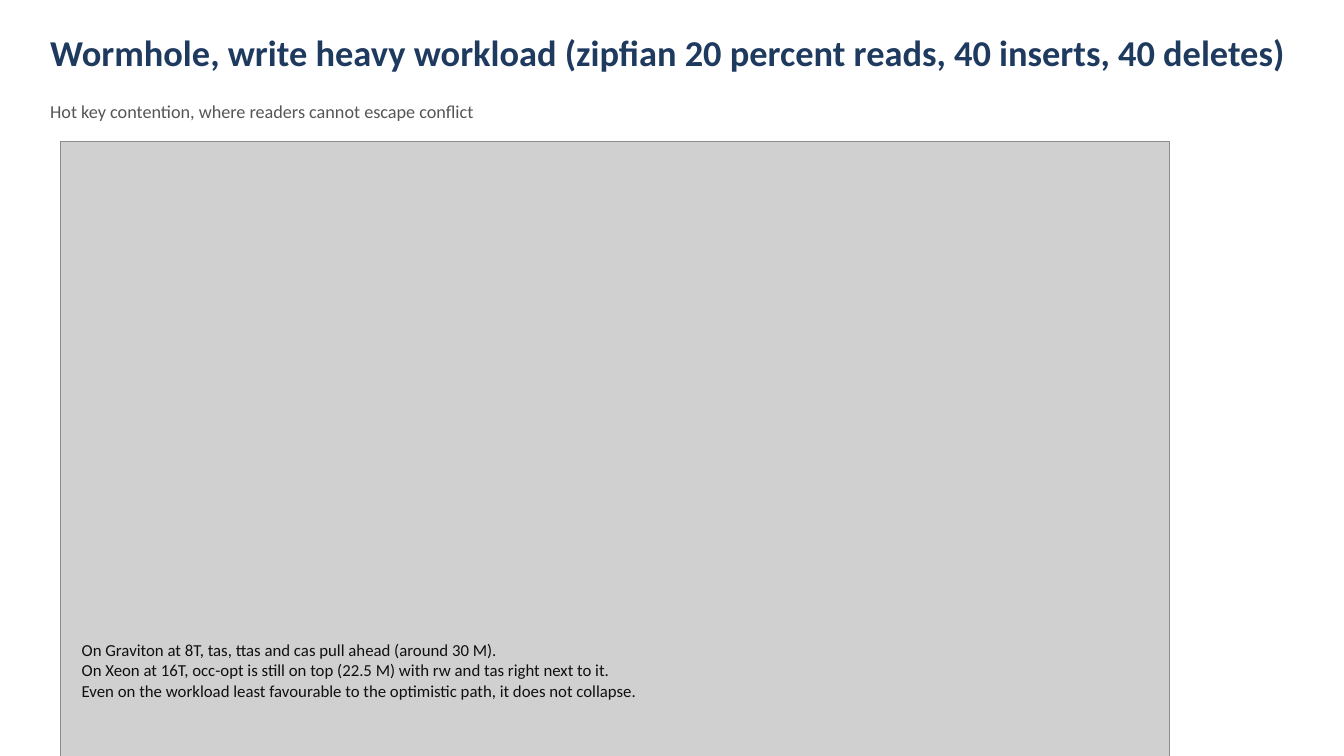
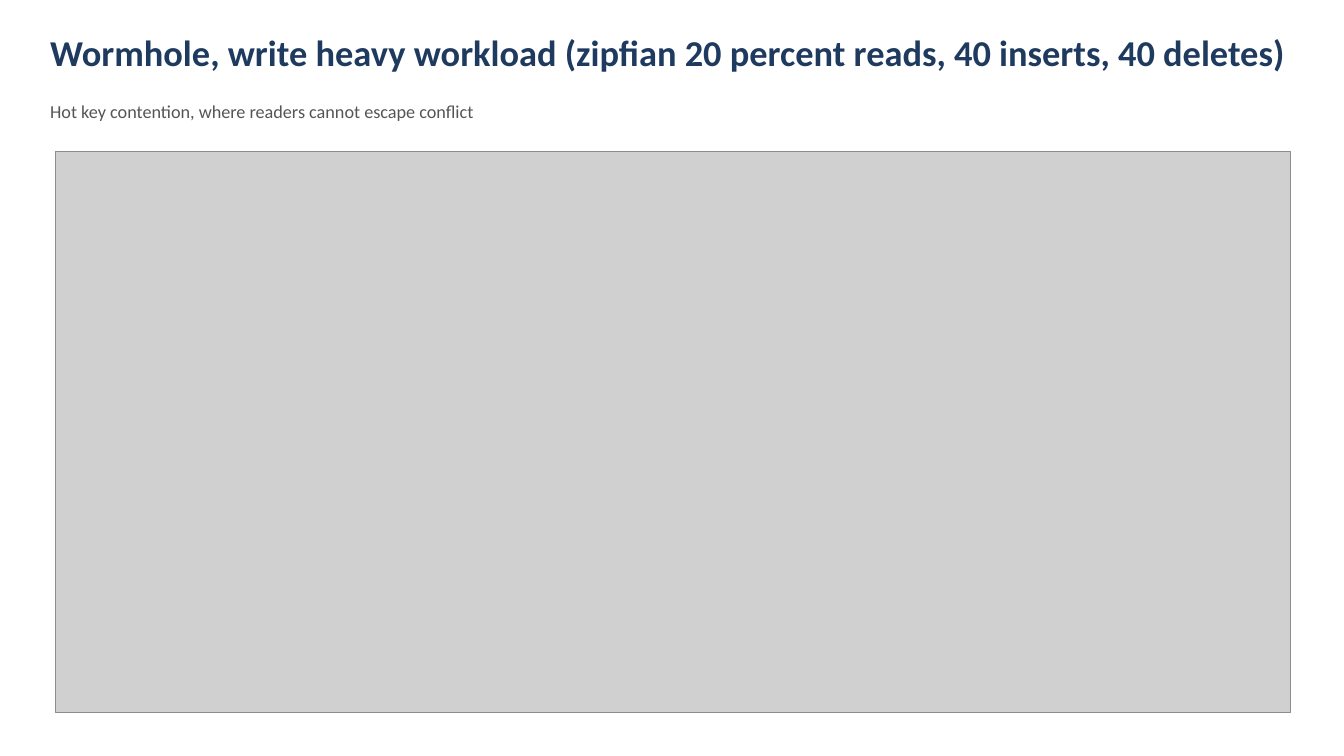
Before and after one commit to apana03/lockbench, a slide deck: slide 12 of results/deck/index_lock_evaluation.pptx. Drawn at 1344x756 pixels with LibreOffice and Linux fonts; fonts in the diff are those of the drawing; grey boxes stand for pictures. Boxes give left, top, right and bottom in pixels: in the first picture for what was removed or moved away, otherwise in the second. Text is boxed around its words. In the diff, an @@ line names an element or a change of style, - is before the commit and + after.

Commit message:
deck: fix throughput slide overflow, drop bullets, leave plot only
The throughput slides were overflowing the slide bottom because the
combined figure (figsize=(13, 7.5), height_ratios=[3,2]) rendered at
6.35" tall when placed at width=11", and the title row took 1.4",
totalling 7.75" against a 7.5" slide. The bullets text underneath then
landed on top of the bar chart at the bottom of the image.

Two fixes:
- Reduce the matplotlib figure to figsize=(14, 6.4) so the aspect ratio
  is wider/flatter (2.19 vs 1.73). At width 12.25" the rendered image
  is 5.6" tall.
- Remove the bullets entirely from every throughput slide. The plots
  carry the message on their own (lines on top, ranking bars below
  with numerical labels).

Slide layout per throughput slide: title 1.4" + image 5.6" = 7.0" used
out of 7.5" available, no overlap.

```diff
--- a/results/deck/index_lock_evaluation.pptx
+++ b/results/deck/index_lock_evaluation.pptx
@@ picture: place and size @@
-picture at [60, 141, 1170, 756]
+picture at [55, 151, 1291, 713]
@@ text removed at [82, 644, 635, 700] @@
-On Graviton at 8T, tas, ttas and cas pull ahead (around 30 M).
-On Xeon at 16T, occ-opt is still on top (22.5 M) with rw and tas right next to it.
-Even on the workload least favourable to the optimistic path, it does not collapse.
```
Also in this commit, not shown: 6 other slides changed, 8 other files.
